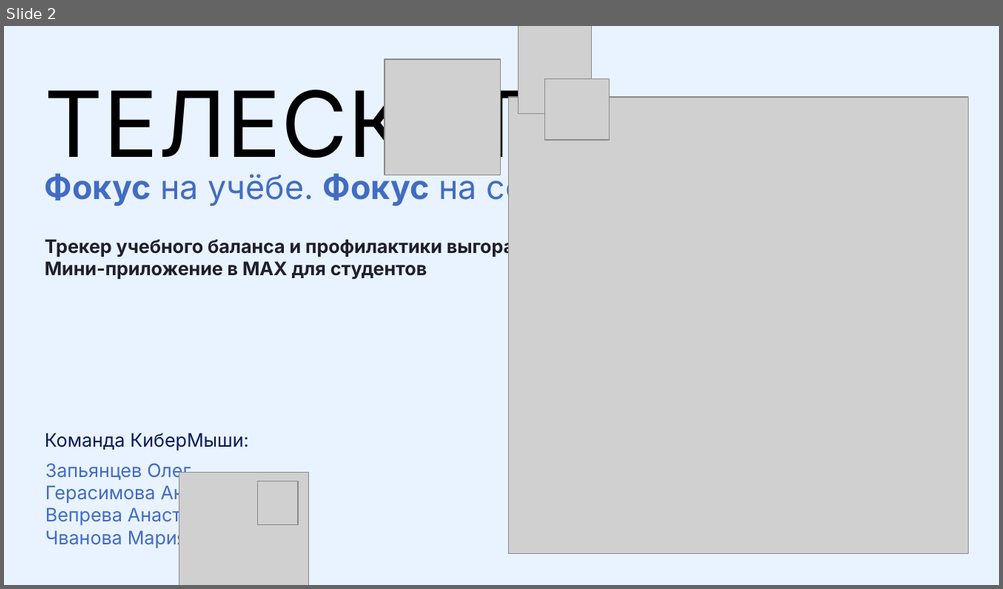
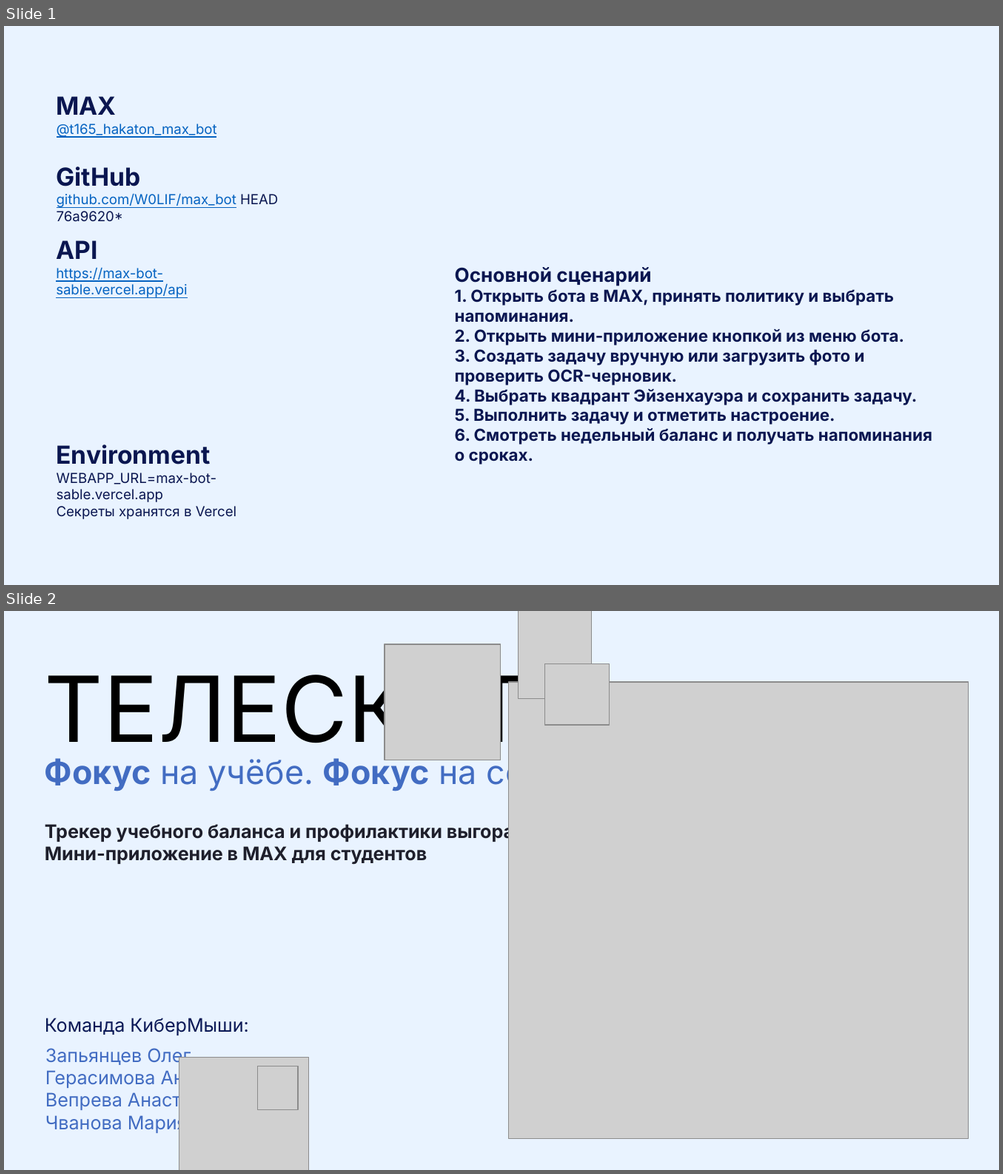
Before and after one commit to W0LIF/max_bot, a slide deck: Хакатон_Кибермыши (2).pptx. Shown one above the other, each under a label of ours: slide 2 before the commit, slides 1 and 2 after it. The pictures are 1003x589 and 1003x1174 pixels, drawn with LibreOffice and Linux fonts; fonts in the diff are those of the drawing; grey boxes stand for pictures. Boxes give left, top, right and bottom in pixels: in the first picture for what was removed or moved away, otherwise in the second. Text is boxed around its words. In the diff, an @@ line names an element or a change of style, - is before the commit and + after.

```diff
--- a/Хакатон_Кибермыши (2).pptx
+++ b/Хакатон_Кибермыши (2).pptx
@@ slide 1 added at (x1=4, y1=26, x2=999, y2=585), background #E9F3FF @@
@@ text added at (x1=57, y1=96, x2=217, y2=138), 10 pt, text #0563C1, underline @@
+MAX
+@t165_hakaton_max_bot
@@ text added at (x1=57, y1=167, x2=278, y2=222), 10 pt, text #0563C1, underline @@
+GitHub
+github.com/W0LIF/max_bot HEAD 76a9620*
@@ text added at (x1=56, y1=241, x2=187, y2=298), 10 pt, text #0563C1, underline @@
+API
+https://max-bot-sable.vercel.app/api
@@ text added at (x1=455, y1=267, x2=932, y2=465), 12 pt, text #0A1650, bold @@
+Основной сценарий
+1. Открыть бота в MAX, принять политику и выбрать напоминания.
+2. Открыть мини-приложение кнопкой из меню бота.
+3. Создать задачу вручную или загрузить фото и проверить OCR-черновик.
+4. Выбрать квадрант Эйзенхауэра и сохранить задачу.
+5. Выполнить задачу и отметить настроение.
+6. Смотреть недельный баланс и получать напоминания о сроках.
@@ text added at (x1=57, y1=445, x2=236, y2=520), 10 pt, text #0A1650 @@
+Environment
+WEBAPP_URL=max-bot-sable.vercel.app
+Секреты хранятся в Vercel
```
Also in this commit, not shown: 4 slides changed, 1 slide removed, 15 other files.
